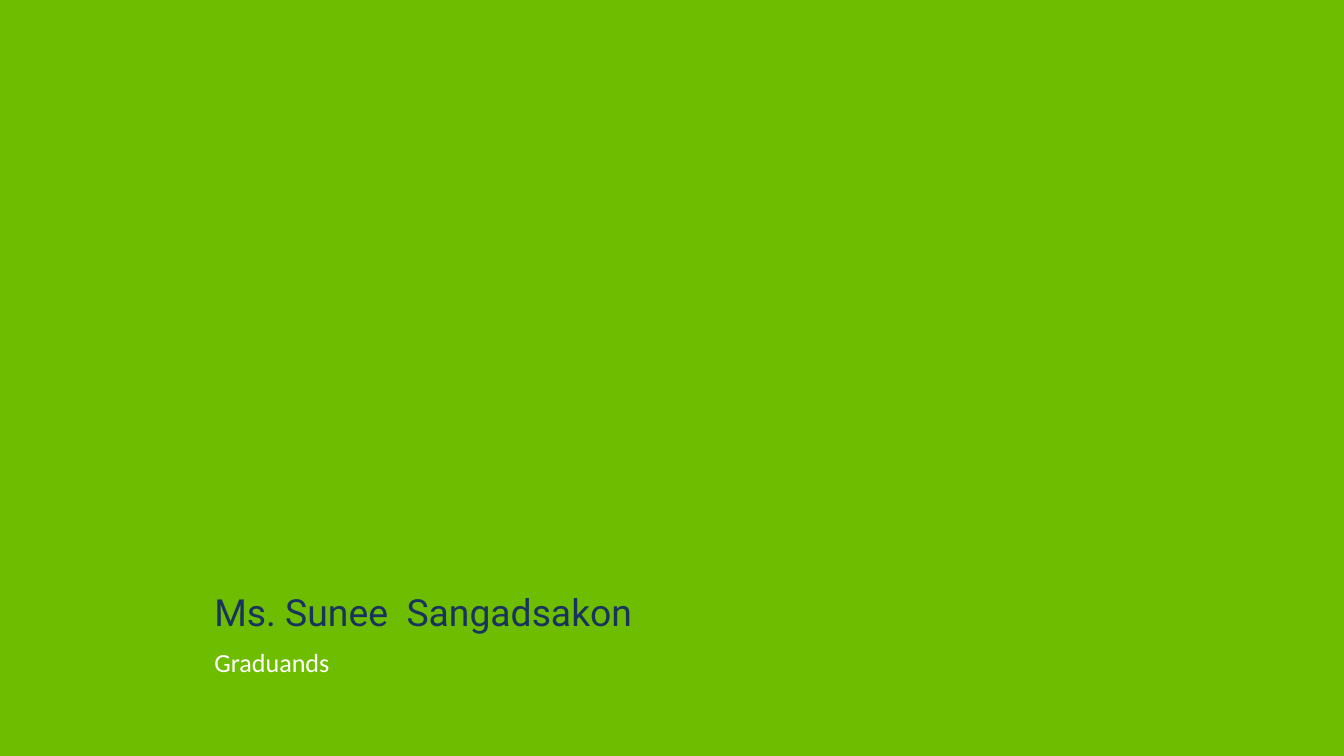
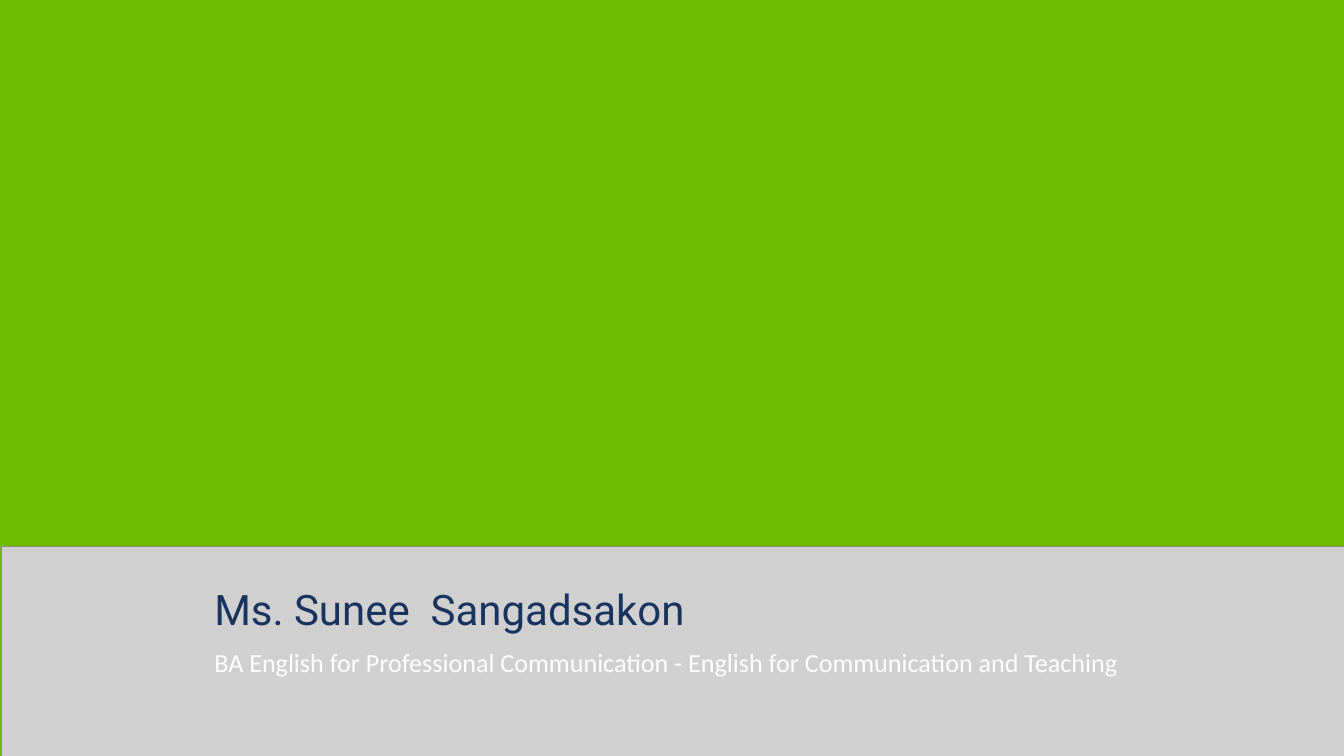
Before and after one commit to p-e-koko/excel_to_lowerthird, a slide deck: slide 37 of lowerthirds.pptx. Drawn at 1344x756 pixels with LibreOffice and Linux fonts; fonts in the diff are those of the drawing; grey boxes stand for pictures; background and template pictures are left out. Boxes give left, top, right and bottom in pixels: in the first picture for what was removed or moved away, otherwise in the second. Text is boxed around its words. In the diff, an @@ line names an element or a change of style, - is before the commit and + after.

```diff
--- a/lowerthirds.pptx
+++ b/lowerthirds.pptx
@@ picture added at (x1=1, y1=546, x2=1344, y2=756) @@
@@ text "Ms. Sunee Sangadsakon" at (x1=214, y1=593, x2=685, y2=634): size 40 to 45 pt @@
@@ text at (x1=214, y1=654, x2=1117, y2=676): text changed @@
-Graduands
+BA English for Professional Communication - English for Communication and Teaching
```
Also in this commit, not shown: 202 other slides changed, 2 slides added, 2 slides removed, 3 other files.
